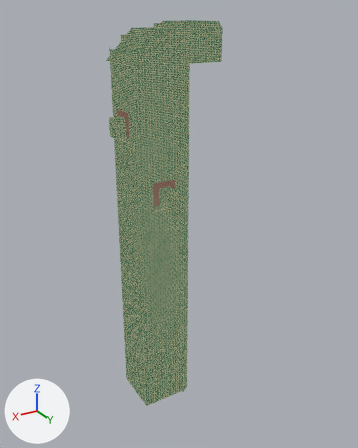
Before and after pictures for a commit that changed the glTF model Objects/Tunnels/Drop/Drop.gltf.
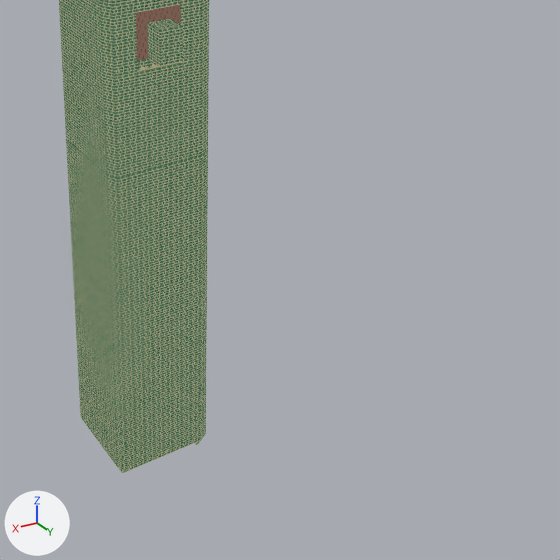
There are two pictures of each version: one whole from a camera (50 mm lens) standing at (33.0, 72.2, 8.6) and looking at (-8.7, 2.7, -26.2), one close up on the part from 25% to 100% of the width and 40% to 100% of the height. Lighting does not change. The marker at lower left points along +X, +Y and +Z. Vertices at the same position are counted once.
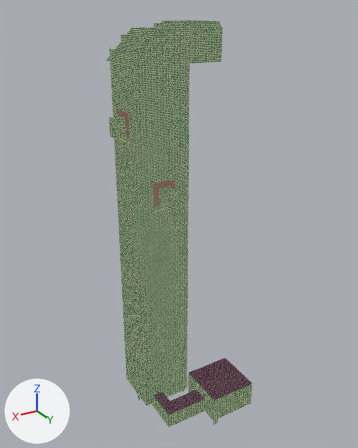
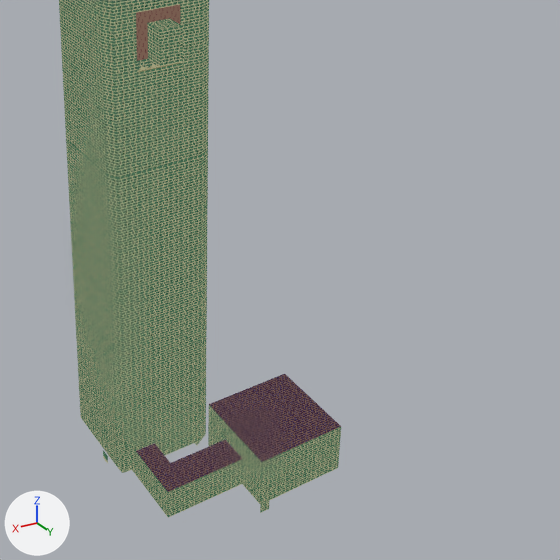
Edits to the bpy script that builds the scene:
```text
Change me_mesh_0:
    used by ob_mesh_0; location = (0.0, 0.0, 0.0)
    remove me_mesh_0.from_pydata(...)  # 3256 vertices, 5780 faces; spans x -15.6..2.0, y -7.0..7.0, z -62.8..7.1
    add me_mesh_0.from_pydata(...)  # 3890 vertices, 6744 faces; spans x -18.5..2.0, y -7.0..14.0, z -63.7..7.1
    me_mesh_0 part 1: a new loose piece of 100 vertices spanning x -18.5..-9.5, y 5.0..14.0, z -57.7, in mat_material_1
    me_mesh_0 part 2: a new loose piece of 45 vertices spanning x -9.5..-1.5, y 5.0..11.0, z -59.8..-59.7, in mat_material_1
    me_mesh_0 part 3: 2 vertices removed from x -2.5, y 5.0, z -61.8..-60.8; 487 vertices added at x -18.5..-1.5, y 4.0..14.0, z -63.7..-57.7
```

Boxes [x1, y1, x2, y2] around the edits, measured in the close-ups (560 x 560 px):
'Mesh_0', reshaped: before [59, 0, 209, 473]; after [59, 0, 341, 518]
part 1 of me_mesh_0, added: after [209, 374, 341, 462]
part 2 of me_mesh_0, added: after [136, 440, 242, 492]
part 3 of me_mesh_0, built on: before [136, 447, 155, 468]; after [132, 405, 341, 518]
